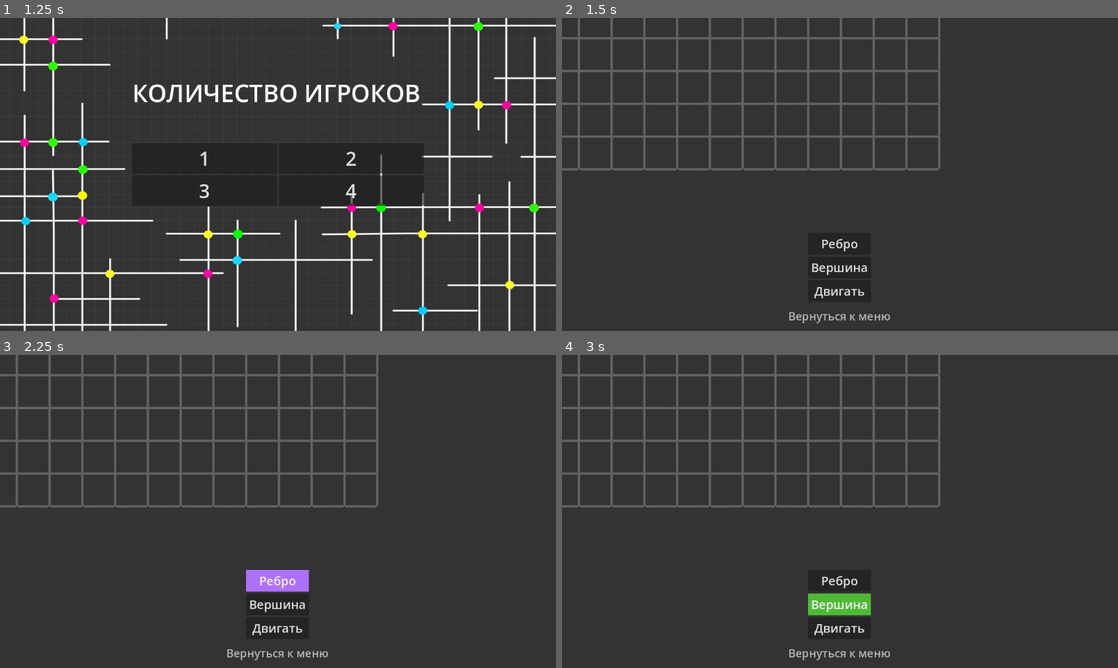
Above: before the commit, frames 1-4 (two rows, left to right).
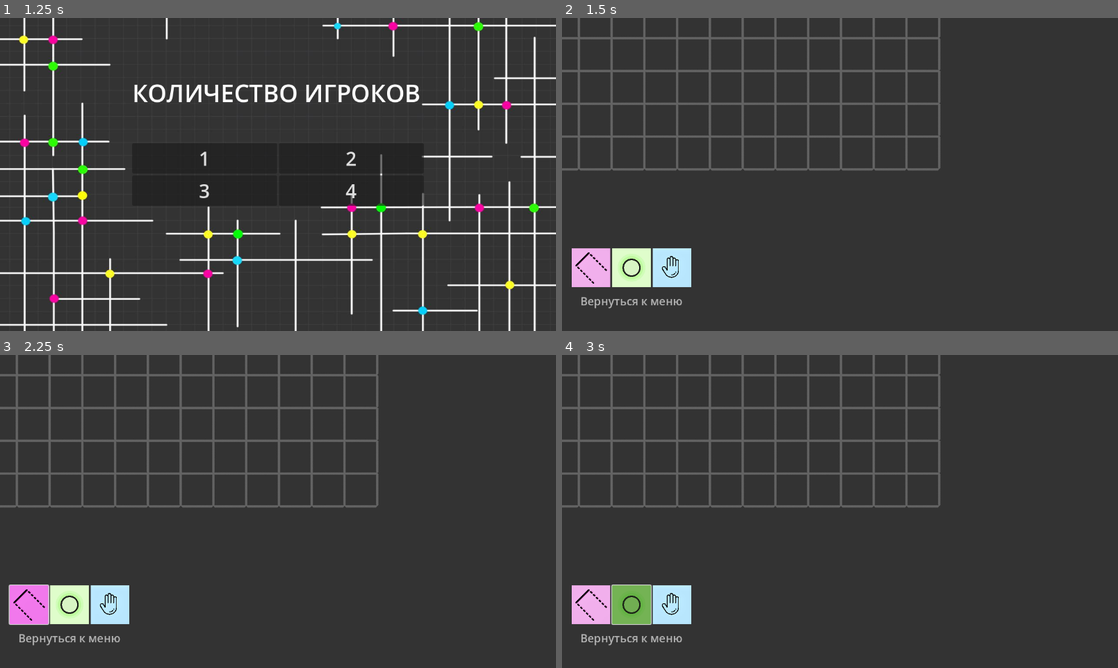
Above: after the commit, the same moments.

Repository: Rwarazor/UnknotGame
Game: Godot game, scene res://Scenes/menu.tscn
Same seed, same stepped clock (60 frames per second), same inputs: the game is played once before the commit and once after it.
Inputs (mouse positions are in pixels of both pictures, inside the frame that each line leads up to; where the layout moved, square brackets give the same spot in the first picture):
- Up to frame 1 (1.25 s): click "Новая игра" at 0.5 s
- Up to frame 2 (1.5 s): click "1" at 1.25 s
- Up to frame 3 (2.25 s): click (27, 605) [278, 580] at 2 s
- Up to frame 4 (3 s): click (628, 605) [840, 605] at 2.75 s

Frame 1 is identical in both runs. In frame 2, 3.4% of the frame differs, in the area x 1-59%, y 70-98%; in frame 3, 4.2%, in the area x 1-59%, y 68-98%; in frame 4, 4.1%.
Error in both runs: Invalid call. Nonexistent function 'reset' in base 'Node'. (res://Scripts/game.gd:79)

Commit message:
Escape menu created

Diff:
--- a/project/Scenes/game.tscn
+++ b/project/Scenes/game.tscn
@@ -6,9 +6,12 @@
 [ext_resource type="Texture2D" uid="uid://bk155nwdel3xh" path="res://assets/tiles/gameBackground.png" id="3_1dlq8"]
 [ext_resource type="Texture2D" uid="uid://18h4l4w1kyks" path="res://assets/tiles/tileBackground.png" id="3_1fxtn"]
 [ext_resource type="AudioStream" uid="uid://dss410n04r5m5" path="res://assets/simpleClick.wav" id="3_45d03"]
+[ext_resource type="Texture2D" uid="uid://byjgr6mkklsi7" path="res://assets/tiles/edgeIcon.png" id="3_oj1se"]
 [ext_resource type="Texture2D" uid="uid://ccq2xnd4mh8i2" path="res://assets/tiles/edgeTileBackgroundAlt.png" id="3_wfksh"]
+[ext_resource type="Texture2D" uid="uid://cpfflbcp3n1a4" path="res://assets/tiles/vertexIcon.png" id="4_stjam"]
 [ext_resource type="Script" path="res://Scripts/edgesTileMap.gd" id="4_y7ov5"]
 [ext_resource type="Texture2D" uid="uid://cs148lp16tu6x" path="res://assets/tiles/edgeTileSelectedAlt.png" id="5_2julx"]
+[ext_resource type="Texture2D" uid="uid://b82jnhfauk5o4" path="res://assets/tiles/handIcon.png" id="5_iwcoh"]
 [ext_resource type="Texture2D" uid="uid://cvwg0qwx6q6qf" path="res://assets/tiles/edgeTileHovered.png" id="5_tv0kh"]
 [ext_resource type="Texture2D" uid="uid://cyoej7h2ywkes" path="res://assets/tiles/edgeTileHoveredAlt.png" id="6_bxwoi"]
 [ext_resource type="Texture2D" uid="uid://hesyw407j12g" path="res://assets/tiles/edgeTileSelected.png" id="7_kq5mi"]
@@ -21,36 +24,40 @@
 [ext_resource type="Texture2D" uid="uid://cjvdiee0psnw1" path="res://assets/tiles/edgeTileColor.png" id="11_pmc3y"]
 [ext_resource type="Texture2D" uid="uid://tn4qo46xgkfq" path="res://assets/tiles/edgeTileColorAlt.png" id="12_0jeec"]
 [ext_resource type="AudioStream" uid="uid://c3mtpg4ti4sgs" path="res://assets/gameMusic.mp3" id="20_8ngip"]
-
-[sub_resource type="StyleBoxFlat" id="StyleBoxFlat_1pxdb"]
-bg_color = Color(0.705882, 0.443137, 1, 0.901961)
-
-[sub_resource type="StyleBoxFlat" id="StyleBoxFlat_pbe13"]
-bg_color = Color(0.654902, 0.478431, 1, 0.686275)
-
-[sub_resource type="Theme" id="Theme_mbece"]
-Button/styles/focus = SubResource("StyleBoxFlat_1pxdb")
-Button/styles/hover = SubResource("StyleBoxFlat_pbe13")
-
-[sub_resource type="StyleBoxFlat" id="StyleBoxFlat_jmeyu"]
-bg_color = Color(0.313726, 0.745098, 0.219608, 0.854902)
-
-[sub_resource type="StyleBoxFlat" id="StyleBoxFlat_uoglr"]
-bg_color = Color(0.331044, 0.910394, 0.186062, 0.580392)
+[ext_resource type="PackedScene" uid="uid://cijaooi8ujuay" path="res://Scenes/paused_menu.tscn" id="25_71ny5"]
+
+[sub_resource type="StyleBoxTexture" id="StyleBoxTexture_e8jtd"]
+texture = ExtResource("3_oj1se")
+modulate_color = Color(1, 0.686275, 1, 1)
+
+[sub_resource type="StyleBoxTexture" id="StyleBoxTexture_pae4c"]
+texture = ExtResource("3_oj1se")
+
+[sub_resource type="Theme" id="Theme_vomcj"]
+Button/styles/hover = SubResource("StyleBoxTexture_e8jtd")
+Button/styles/normal = SubResource("StyleBoxTexture_pae4c")
+
+[sub_resource type="StyleBoxTexture" id="StyleBoxTexture_upvtb"]
+texture = ExtResource("4_stjam")
+modulate_color = Color(0.642023, 0.919051, 0.478985, 0.705882)
+
+[sub_resource type="StyleBoxTexture" id="StyleBoxTexture_2irpw"]
+texture = ExtResource("4_stjam")
 
 [sub_resource type="Theme" id="Theme_0lt5d"]
-Button/styles/focus = SubResource("StyleBoxFlat_jmeyu")
-Button/styles/hover = SubResource("StyleBoxFlat_uoglr")
-
-[sub_resource type="StyleBoxFlat" id="StyleBoxFlat_dtqml"]
-bg_color = Color(0.32549, 0.596078, 1, 0.894118)
-
-[sub_resource type="StyleBoxFlat" id="StyleBoxFlat_24vg0"]
-bg_color = Color(0.294118, 0.619608, 0.92549, 0.705882)
+Button/styles/hover = SubResource("StyleBoxTexture_upvtb")
+Button/styles/normal = SubResource("StyleBoxTexture_2irpw")
+
+[sub_resource type="StyleBoxTexture" id="StyleBoxTexture_vhjc6"]
+texture = ExtResource("5_iwcoh")
+modulate_color = Color(0.866322, 0.942713, 1, 0.898039)
+
+[sub_resource type="StyleBoxTexture" id="StyleBoxTexture_u3wdu"]
+texture = ExtResource("5_iwcoh")
 
 [sub_resource type="Theme" id="Theme_7gur6"]
-Button/styles/focus = SubResource("StyleBoxFlat_dtqml")
-Button/styles/hover = SubResource("StyleBoxFlat_24vg0")
+Button/styles/hover = SubResource("StyleBoxTexture_vhjc6")
+Button/styles/normal = SubResource("StyleBoxTexture_u3wdu")
 
 [sub_resource type="StyleBoxFlat" id="StyleBoxFlat_d2qaa"]
 bg_color = Color(0.6, 0.6, 0.6, 0)
@@ -169,6 +176,7 @@
 [node name="UI" type="CanvasLayer" parent="."]
 
 [node name="MarginContainer" type="MarginContainer" parent="UI"]
+offset_left = 20.0
 offset_right = 1150.0
 offset_bottom = 644.0
 size_flags_vertical = 8
@@ -176,7 +184,7 @@
 [node name="VBoxContainer" type="VBoxContainer" parent="UI/MarginContainer"]
 custom_minimum_size = Vector2(200, 200)
 layout_mode = 2
-size_flags_horizontal = 4
+size_flags_horizontal = 0
 size_flags_vertical = 8
 alignment = 1
 
@@ -185,34 +193,23 @@
 alignment = 1
 
 [node name="edgeButton" type="Button" parent="UI/MarginContainer/VBoxContainer/HBoxContainer"]
-custom_minimum_size = Vector2(130, 45)
+custom_minimum_size = Vector2(80, 80)
 layout_mode = 2
 size_flags_horizontal = 0
-theme = SubResource("Theme_mbece")
+theme = SubResource("Theme_vomcj")
 theme_override_font_sizes/font_size = 25
-text = "Ребро"
-
-[node name="HBoxContainer2" type="HBoxContainer" parent="UI/MarginContainer/VBoxContainer"]
-layout_mode = 2
-alignment = 1
-
-[node name="vertexButton" type="Button" parent="UI/MarginContainer/VBoxContainer/HBoxContainer2"]
-custom_minimum_size = Vector2(130, 45)
+
+[node name="vertexButton" type="Button" parent="UI/MarginContainer/VBoxContainer/HBoxContainer"]
+custom_minimum_size = Vector2(80, 80)
 layout_mode = 2
 theme = SubResource("Theme_0lt5d")
 theme_override_font_sizes/font_size = 25
-text = "Вершина"
-
-[node name="HBoxContainer3" type="HBoxContainer" parent="UI/MarginContainer/VBoxContainer"]
-layout_mode = 2
-alignment = 1
-
-[node name="moveButton" type="Button" parent="UI/MarginContainer/VBoxContainer/HBoxContainer3"]
-custom_minimum_size = Vector2(130, 45)
+
+[node name="moveButton" type="Button" parent="UI/MarginContainer/VBoxContainer/HBoxContainer"]
+custom_minimum_size = Vector2(80, 80)
 layout_mode = 2
 theme = SubResource("Theme_7gur6")
 theme_override_font_sizes/font_size = 25
-text = "Двигать"
 
 [node name="BackToMenuButton" type="Button" parent="UI/MarginContainer/VBoxContainer"]
 custom_minimum_size = Vector2(220, 50)
@@ -264,9 +261,13 @@
 autoplay = true
 bus = &"Music"
 
+[node name="CanvasLayer" type="CanvasLayer" parent="."]
+
+[node name="PausedMenu" parent="CanvasLayer" instance=ExtResource("25_71ny5")]
+
 [connection signal="pressed" from="UI/MarginContainer/VBoxContainer/HBoxContainer/edgeButton" to="." method="_on_edge_button_pressed"]
-[connection signal="pressed" from="UI/MarginContainer/VBoxContainer/HBoxContainer2/vertexButton" to="." method="_on_vertex_button_pressed"]
-[connection signal="pressed" from="UI/MarginContainer/VBoxContainer/HBoxContainer3/moveButton" to="." method="_on_move_button_pressed"]
+[connection signal="pressed" from="UI/MarginContainer/VBoxContainer/HBoxContainer/vertexButton" to="." method="_on_vertex_button_pressed"]
+[connection signal="pressed" from="UI/MarginContainer/VBoxContainer/HBoxContainer/moveButton" to="." method="_on_move_button_pressed"]
 [connection signal="pressed" from="UI/MarginContainer/VBoxContainer/BackToMenuButton" to="." method="_on_back_to_menu_button_pressed"]
 [connection signal="edgeHovered" from="EdgeTileMap" to="." method="_on_edge_hovered"]
 [connection signal="edgePressed" from="EdgeTileMap" to="." method="_on_edge_pressed"]
--- /dev/null
+++ b/project/Scenes/paused_menu.tscn
@@ -0,0 +1,72 @@
+[gd_scene load_steps=3 format=3 uid="uid://cijaooi8ujuay"]
+
+[ext_resource type="Script" path="res://paused_menu.gd" id="1_868sl"]
+[ext_resource type="AudioStream" uid="uid://dss410n04r5m5" path="res://assets/simpleClick.wav" id="2_eccde"]
+
+[node name="PausedMenu" type="Control"]
+process_mode = 3
+visible = false
+layout_mode = 3
+anchors_preset = 15
+anchor_right = 1.0
+anchor_bottom = 1.0
+grow_horizontal = 2
+grow_vertical = 2
+script = ExtResource("1_868sl")
+
+[node name="ColorRect" type="ColorRect" parent="."]
+layout_mode = 1
+anchors_preset = 15
+anchor_right = 1.0
+anchor_bottom = 1.0
+grow_horizontal = 2
+grow_vertical = 2
+color = Color(0.203922, 0.203922, 0.203922, 0.756863)
+
+[node name="GridContainer" type="GridContainer" parent="."]
+layout_mode = 1
+anchors_preset = 8
+anchor_left = 0.5
+anchor_top = 0.5
+anchor_right = 0.5
+anchor_bottom = 0.5
+offset_left = -20.0
+offset_top = -20.0
+offset_right = 20.0
+offset_bottom = 20.0
+grow_horizontal = 2
+grow_vertical = 2
+theme_override_constants/v_separation = 8
+
+[node name="Label" type="Label" parent="GridContainer"]
+layout_mode = 2
+theme_override_colors/font_color = Color(1, 1, 1, 0.658824)
+theme_override_font_sizes/font_size = 25
+text = "Остановлено"
+horizontal_alignment = 1
+
+[node name="ResumeButton" type="Button" parent="GridContainer"]
+layout_mode = 2
+theme_override_font_sizes/font_size = 20
+text = "Продолжить"
+
+[node name="MenuButton" type="Button" parent="GridContainer"]
+auto_translate_mode = 1
+layout_mode = 2
+theme_override_font_sizes/font_size = 20
+text = "Меню"
+
+[node name="QuitButton" type="Button" parent="GridContainer"]
+auto_translate_mode = 1
+layout_mode = 2
+theme_override_font_sizes/font_size = 20
+text = "Выйти"
+
+[node name="ButtonClickSound" type="AudioStreamPlayer" parent="."]
+stream = ExtResource("2_eccde")
+volume_db = -18.0
+bus = &"SFX"
+
+[connection signal="pressed" from="GridContainer/ResumeButton" to="." method="_on_resume_button_pressed"]
+[connection signal="pressed" from="GridContainer/MenuButton" to="." method="_on_menu_button_pressed"]
+[connection signal="pressed" from="GridContainer/QuitButton" to="." method="_on_quit_button_pressed"]
--- a/project/Scripts/game.gd
+++ b/project/Scripts/game.gd
@@ -19,7 +19,7 @@
 	SELECT_VERTEX = 10,
 	CONFIRM_VERTEX = 11
 }
-var current_state = STATE.START_SELECTING_EDGES
+var current_state = STATE.DRAG
 
 var current_player = 0
 
@@ -59,13 +59,13 @@
 	button_click_sound.play()
 	_refresh_state()
 
-
 var player_colors = []
+var game_colors = [Color(0,1,1,1), Color(1,0,1,1), Color(1,1,0,1), Color(0.486275, 0.988235, 0, 1)]
 
 func _ready() -> void:
 	$VertexTileMap.reset(WIDTH_TILES, HEIGHT_TILES)
 	$EdgeTileMap.reset(WIDTH_TILES, HEIGHT_TILES)
-
+	_on_move_button_pressed()
 	var field_bounds = $VertexTileMap.get_field_bounds()
 	var inflate = Vector4(
 		-ZOOM_BORDERS_INFLATE_X,
@@ -79,10 +79,9 @@
 	$UnknoterNode.reset(Global.players, 30, 30)
 
 	for player in range(Global.players):
-		var color = Color()
-		color.r = randf_range(0, 1)
-		color.g = randf_range(0, 1)
-		color.b = randf_range(0, 1)
+		var color = game_colors[randf_range(0, 4)]
+		while player_colors.has(color):
+			color = game_colors[randf_range(0, 4)]
 		player_colors.push_back(color)
 		$EdgeTileMap.add_layer(1 + player)
 		$EdgeTileMap.set_layer_modulate(1 + player, color)
--- /dev/null
+++ b/project/paused_menu.gd
@@ -0,0 +1,34 @@
+extends Control
+
+@onready var button_click_sound = $ButtonClickSound
+var _is_paused:bool = false:
+	set = set_paused
+
+func _unhandled_input(event) -> void:
+	if event.is_action_pressed("pause"):
+		_is_paused = !_is_paused
+
+func set_paused(value:bool) -> void:
+	_is_paused = value
+	get_tree().paused = _is_paused
+	visible = _is_paused
+
+
+
+func _on_resume_button_pressed():
+	button_click_sound.play()
+	await get_tree().create_timer(0.15).timeout
+	_is_paused = false
+
+
+func _on_menu_button_pressed():
+	button_click_sound.play()
+	await get_tree().create_timer(0.15).timeout
+	get_tree().change_scene_to_file("res://Scenes/menu.tscn")
+
+
+
+func _on_quit_button_pressed():
+	button_click_sound.play()
+	await get_tree().create_timer(0.15).timeout
+	get_tree().quit()
--- a/project/project.godot
+++ b/project/project.godot
@@ -24,6 +24,14 @@
 window/stretch/mode="viewport"
 window/stretch/aspect="expand"
 
+[input]
+
+pause={
+"deadzone": 0.5,
+"events": [Object(InputEventKey,"resource_local_to_scene":false,"resource_name":"","device":0,"window_id":0,"alt_pressed":false,"shift_pressed":false,"ctrl_pressed":false,"meta_pressed":false,"pressed":false,"keycode":0,"physical_keycode":4194305,"key_label":0,"unicode":0,"location":0,"echo":false,"script":null)
+]
+}
+
 [rendering]
 
 renderer/rendering_method="gl_compatibility"
Not shown: 1 places in project/Scenes/game.tscn that only renumber resources
Binary file added: project/assets/tiles/edgeIcon.png
Not shown, added: project/assets/tiles/edgeIcon.png.import
Binary file changed: project/assets/tiles/edgeTileColor.png
Binary file changed: project/assets/tiles/edgeTileColorAlt.png
Binary file changed: project/assets/tiles/edgeTileHovered.png
Binary file changed: project/assets/tiles/edgeTileHoveredAlt.png
Binary file changed: project/assets/tiles/edgeTileSelected.png
Binary file changed: project/assets/tiles/edgeTileSelectedAlt.png
Binary file added: project/assets/tiles/handIcon.png
Not shown, added: project/assets/tiles/handIcon.png.import
Binary file added: project/assets/tiles/vertexIcon.png
(and 1 more such lines)
